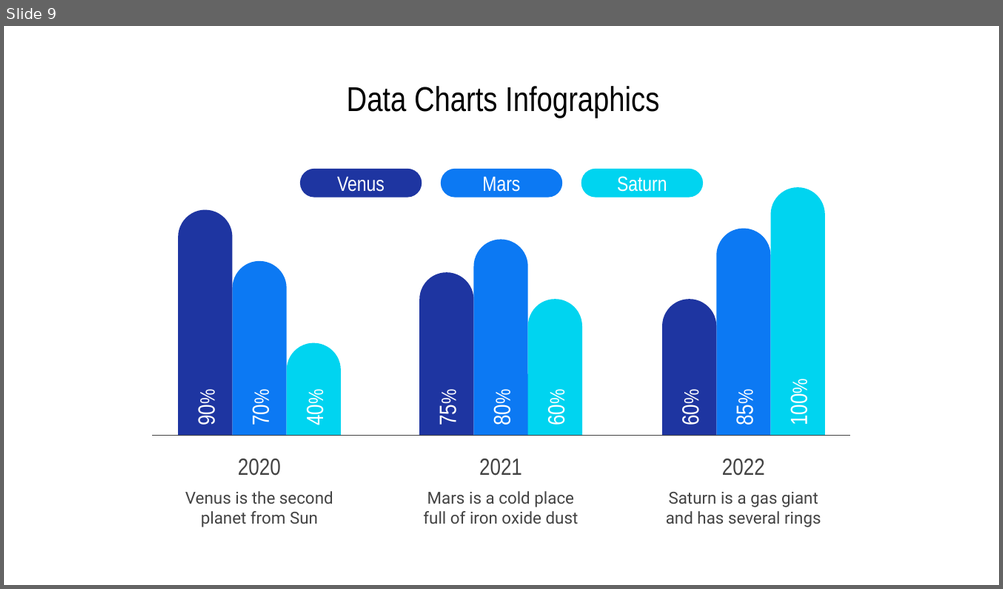
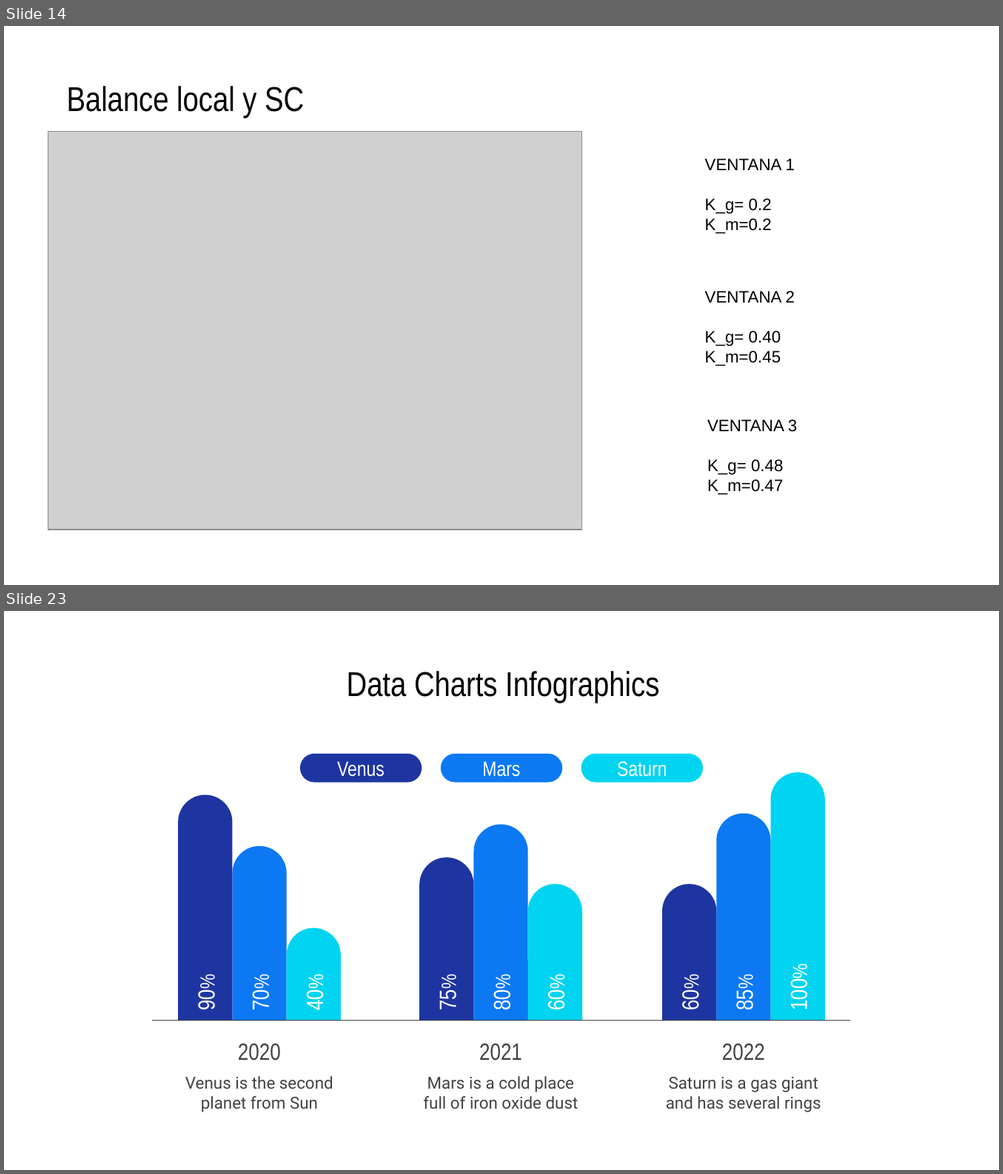
Before and after one commit to anacanoherranz/TFM, a slide deck: plots resumen resultados.pptx. Shown one above the other, each under a label of ours: slide 9 before the commit, slides 14 and 23 after it; the slides between them are not shown. The pictures are 1003x589 and 1003x1174 pixels, drawn with LibreOffice and Linux fonts; fonts in the diff are those of the drawing; grey boxes stand for pictures. Boxes give left, top, right and bottom in pixels: in the first picture for what was removed or moved away, otherwise in the second. Text is boxed around its words. In the diff, an @@ line names an element or a change of style, - is before the commit and + after.

```diff
--- a/plots resumen resultados.pptx
+++ b/plots resumen resultados.pptx
@@ slide 14 added at box(4, 26, 999, 585), background #FFFFFF @@
@@ title added at box(67, 86, 304, 118), 25 pt, text #000000 @@
+Balance local y SC
@@ picture added at box(48, 131, 581, 530) @@
@@ text added at box(705, 158, 794, 234), 12 pt, text #000000 @@
+VENTANA 1
+K_g= 0.2
+K_m=0.2
@@ text added at box(705, 291, 794, 366), 12 pt, text #000000 @@
+VENTANA 2
+K_g= 0.40
+K_m=0.45
@@ text added at box(707, 420, 797, 495), 12 pt, text #000000 @@
+VENTANA 3
+K_g= 0.48
+K_m=0.47
@@ what was slide 9 is now slide 23 @@
```
Also in this commit, not shown: 1 slide changed, 13 other slides added, 53 other files.
